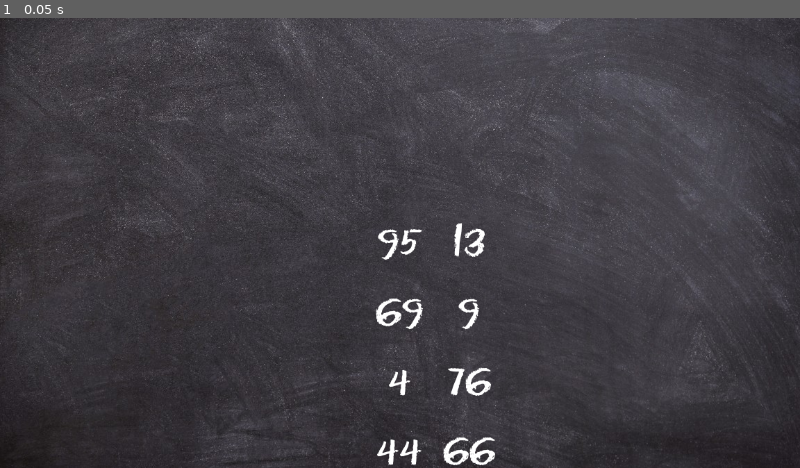
Above: before the commit, frame 1.
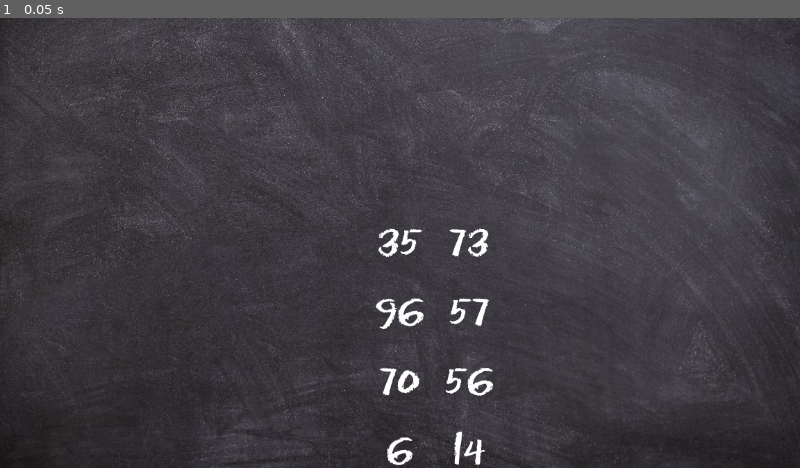
Above: after the commit, the same moment.

Repository: AntDum/UngodlyNumber
Game: Godot game, scene res://scenes/Level.tscn
The game is run twice, just before and just after one commit, with the same random seed, the same clock (stepped at 60 frames per second) and the same inputs. This scene is started directly instead of the project's main scene.
Inputs:
- Up to frame 1 (0.05 s): no input

The runs differ from the first frame. In frame 1, 1.4% of the frame differs, in the area x 47-62%, y 45-100%.

Commit message:
Minor change on comments and initialization on number

Diff:
--- a/scenes/number.gd
+++ b/scenes/number.gd
@@ -8,7 +8,7 @@
 const raw_primes = [2, 3, 5, 7, 11, 13, 17, 19, 23, 29, 31, 37, 41, 43, 47, 53, 59, 61, 67, 71, 73, 79, 83, 89, 97, 101 …(711 unchanged characters)…
 
 func _ready() -> void:
-	randomize_value(100)
+	pass
 
 func _process(delta : float) -> void:
 	pass
--- a/scenes/number.tscn
+++ b/scenes/number.tscn
@@ -1,23 +1,9 @@
-[gd_scene load_steps=5 format=3 uid="uid://cskfa5ihbuu4g"]
+[gd_scene load_steps=4 format=3 uid="uid://cskfa5ihbuu4g"]
 
 [ext_resource type="Script" uid="uid://dls66jxadmxj1" path="res://scenes/number.gd" id="1_1u5is"]
 
 [sub_resource type="CircleShape2D" id="CircleShape2D_ctckn"]
 radius = 57.0
-
-[sub_resource type="GDScript" id="GDScript_1u5is"]
-script/source = "extends Label
-
-
-# Called when the node enters the scene tree for the first time.
-func _ready() -> void:
-	pass # Replace with function body.
-
-
-# Called every frame. 'delta' is the elapsed time since the previous frame.
-func _process(delta: float) -> void:
-	pass
-"
 
 [sub_resource type="CircleShape2D" id="CircleShape2D_1u5is"]
 
@@ -38,7 +24,6 @@
 text = "43"
 horizontal_alignment = 1
 vertical_alignment = 1
-script = SubResource("GDScript_1u5is")
 
 [node name="CollisionShape2D" type="CollisionShape2D" parent="."]
 shape = SubResource("CircleShape2D_1u5is")
--- a/scenes/number_manager.gd
+++ b/scenes/number_manager.gd
@@ -19,5 +19,5 @@
 		var newNum = NumberScn.instantiate()
 		newNum.randomize_value(100)
 		add_child(newNum)
-		newNum.global_position.x = (i/5) * 100
+		newNum.global_position.x = (i/5) * 100 #TODO randomize spawn position.
 		newNum.global_position.y = 100 * (i%5)
